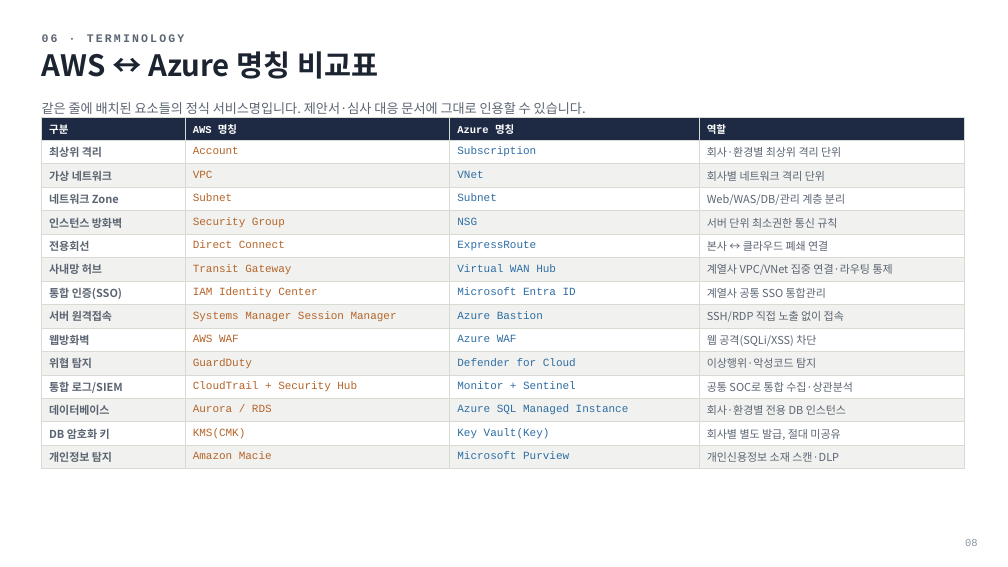
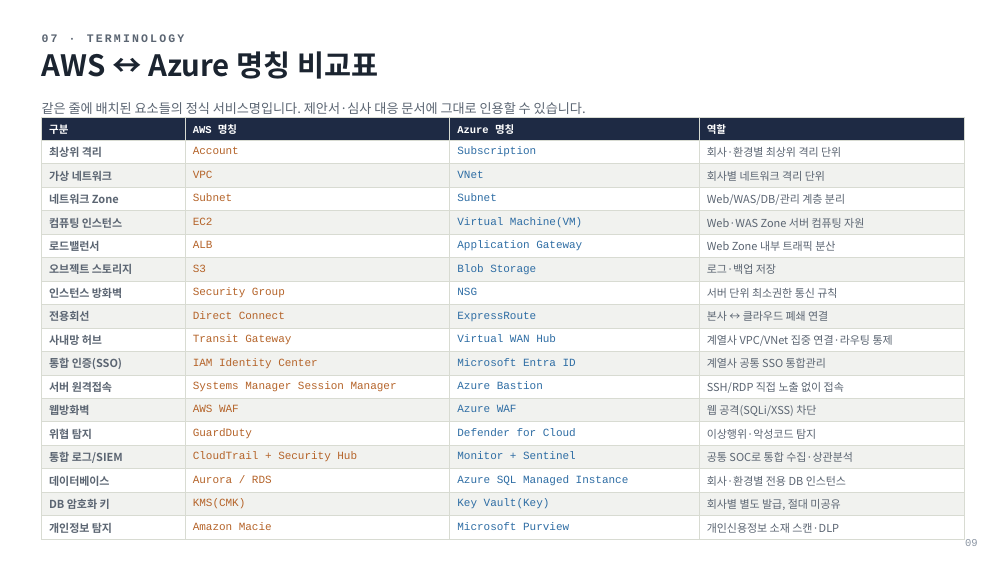
Before and after one commit to leeyonsei78/isms-cloud-audit-matrix, a slide deck: slide 9 of architecture/finance-multicloud-architecture.pptx (slide 8 before the commit). Drawn at 1008x567 pixels with LibreOffice and Linux fonts; fonts in the diff are those of the drawing. Boxes give left, top, right and bottom in pixels: in the first picture for what was removed or moved away, otherwise in the second. Text is boxed around its words. In the diff, an @@ line names an element or a change of style, - is before the commit and + after.

```diff
--- a/architecture/finance-multicloud-architecture.pptx
+++ b/architecture/finance-multicloud-architecture.pptx
@@ text at (42, 34, 184, 42): text changed @@
-06 · TERMINOLOGY
+07 · TERMINOLOGY
@@ table at (42, 117, 964, 537) @@
+row 5: 컴퓨팅 인스턴스 | EC2 | Virtual Machine(VM) | Web·WAS Zone 서버 컴퓨팅 자원
+row 6: 로드밸런서 | ALB | Application Gateway | Web Zone 내부 트래픽 분산
+row 7: 오브젝트 스토리지 | S3 | Blob Storage | 로그·백업 저장
@@ text at (965, 539, 978, 546): text changed @@
-08
+09
```
Also in this commit, not shown: 13 other slides changed, 1 slide added, 1 other file.
